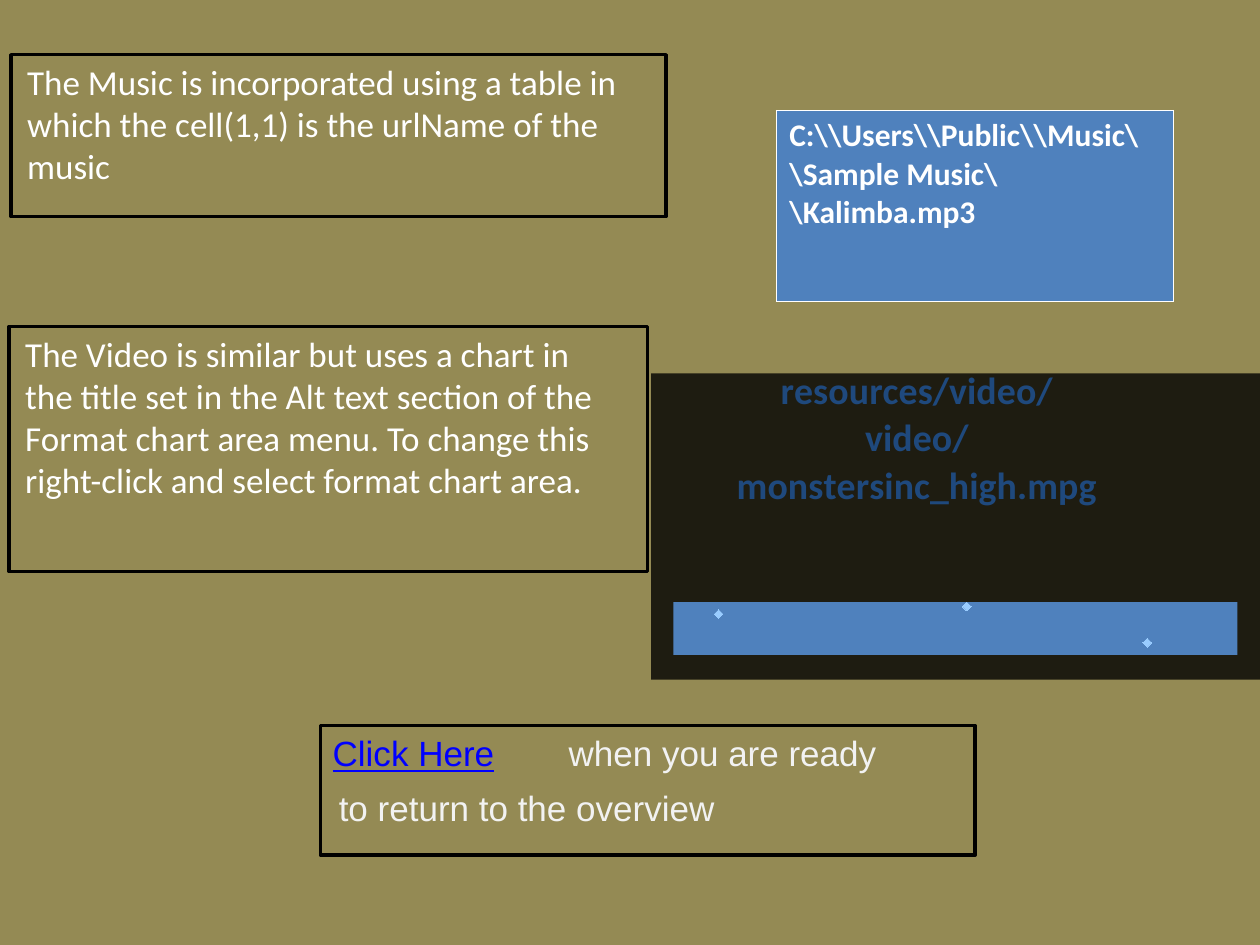
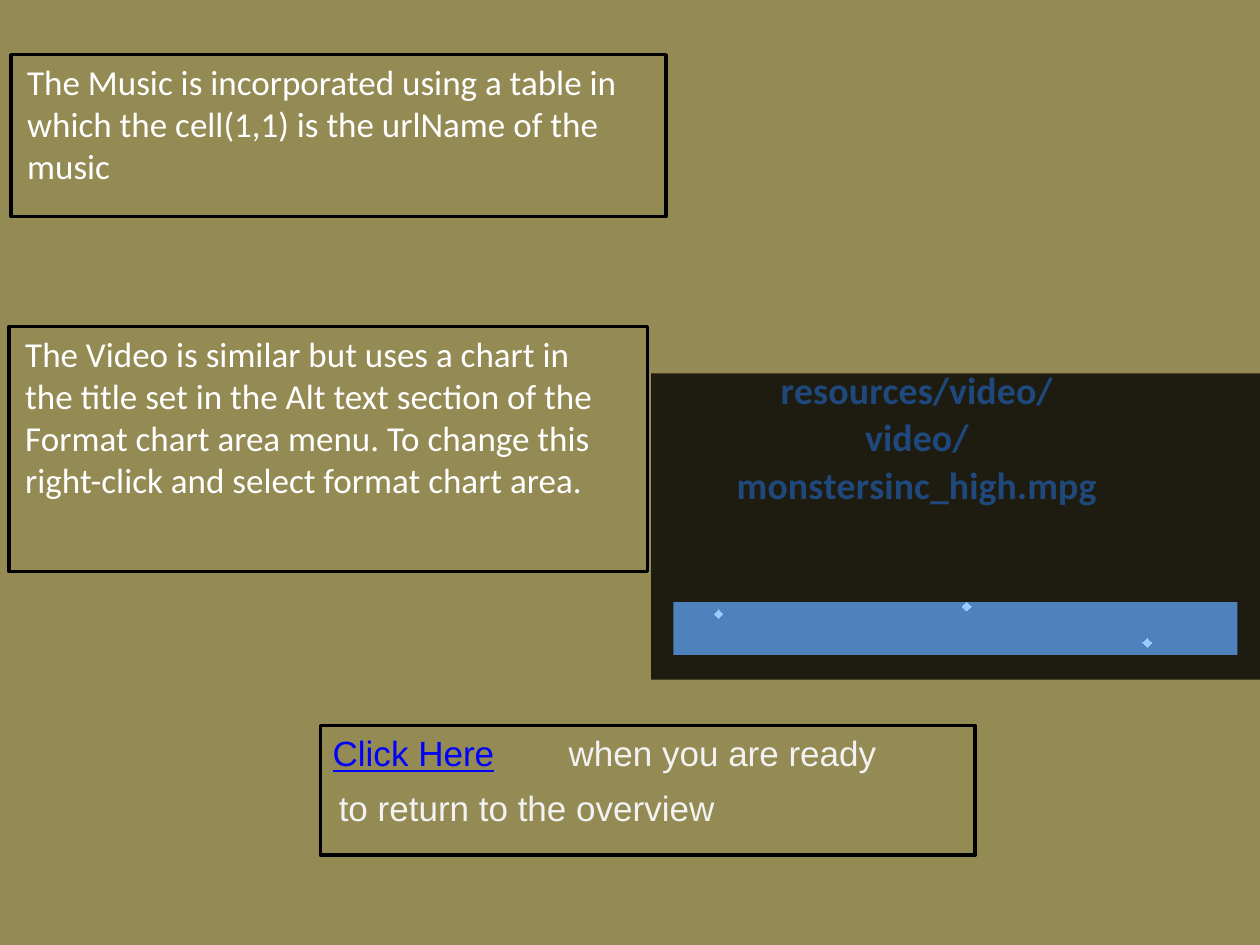
Before and after one commit to D6Digital/SWENGFrame, a slide deck: slide 6 of github resources/DynamDomRevised.pptm. Drawn at 1260x945 pixels with LibreOffice and Linux fonts; fonts in the diff are those of the drawing. Boxes give left, top, right and bottom in pixels: in the first picture for what was removed or moved away, otherwise in the second. Text is boxed around its words. In the diff, an @@ line names an element or a change of style, - is before the commit and + after.

```diff
--- a/github resources/DynamDomRevised.pptm
+++ b/github resources/DynamDomRevised.pptm
@@ table removed at (776,111,1173,302), 1 rows, 1 columns @@
-C:\\Users\\Public\\Music\\Sample Music\\Kalimba.mp3
```
Also in this commit, not shown: 1 other file.
